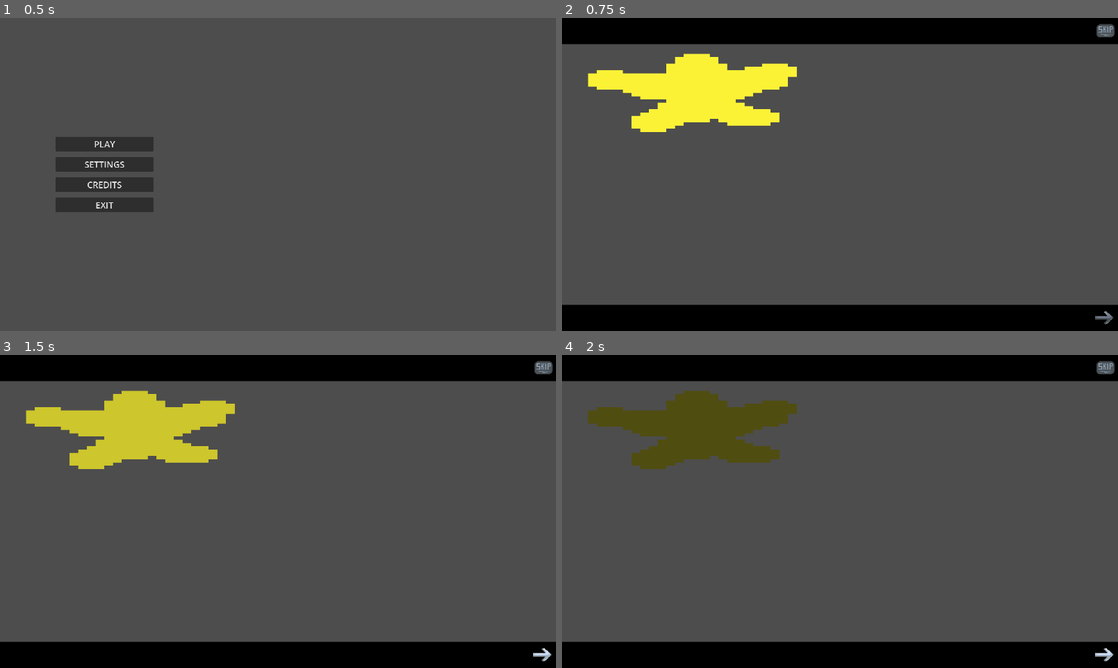
Above: before the commit, frames 1-4 (two rows, left to right).
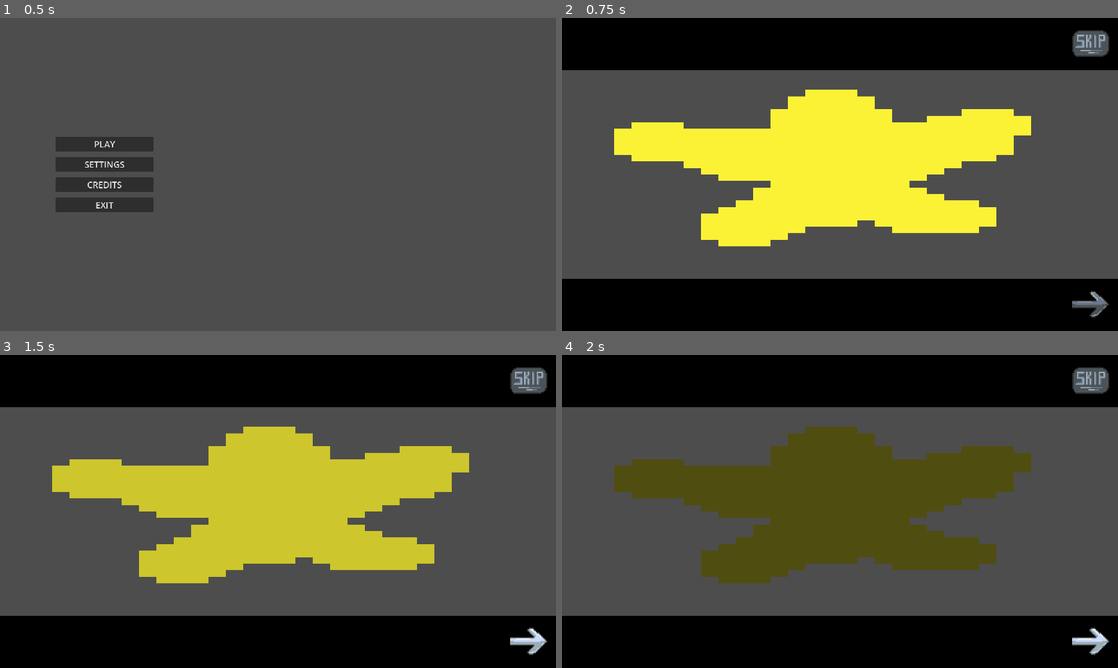
Above: after the commit, the same moments.

Repository: kinghos/GMTK-Game-Jam-2025
Game: Godot game, scene res://scenes/ui/title_screen.tscn
Same seed, same stepped clock (60 frames per second), same inputs: the game is played once before the commit and once after it.
Inputs (mouse positions are in pixels of both pictures, inside the frame that each line leads up to; where the layout moved, square brackets give the same spot in the first picture):
- Up to frame 1 (0.5 s): no input
- Up to frame 2 (0.75 s): click "PLAY" at 0.5 s
- Up to frame 3 (1.5 s): click (528, 642) [544, 655] at 1.25 s
- Up to frame 4 (2 s): no input

Frame 1 is identical in both runs. In frame 2, 42% of the frame differs, in the area x 0-100%, y 2-98%; in frame 3, 42%; in frame 4, 42%.

Commit message:
fix UI scaling

Diff:
--- a/scenes/level.tscn
+++ b/scenes/level.tscn
@@ -3,8 +3,8 @@
 [ext_resource type="PackedScene" uid="uid://byg6xjjjpdp1o" path="res://scenes/ui/game_ui.tscn" id="1_2q6dc"]
 [ext_resource type="Script" uid="uid://bmvevy34gpj8u" path="res://scenes/level.gd" id="1_ppgk2"]
 [ext_resource type="Texture2D" uid="uid://dv4dd8ca7qfdr" path="res://assets/graphics/sprites/floor.png" id="2_b121j"]
-[ext_resource type="PackedScene" uid="uid://cndmwkj47j0ww" path="res://scenes/Player.tscn" id="2_mx8sn"]
-[ext_resource type="PackedScene" path="res://scenes/ui/pause_menu.tscn" id="3_2r41h"]
+[ext_resource type="PackedScene" uid="uid://bgke6aejttuep" path="res://scenes/player.tscn" id="2_mx8sn"]
+[ext_resource type="PackedScene" uid="uid://c2d3oaak7o717" path="res://scenes/ui/pause_menu.tscn" id="3_2r41h"]
 [ext_resource type="PackedScene" uid="uid://cqbyf3duimude" path="res://scenes/animals/sheep.tscn" id="3_ppgk2"]
 [ext_resource type="PackedScene" uid="uid://di53xit540gqa" path="res://scenes/pen.tscn" id="4_2r41h"]
 [ext_resource type="PackedScene" uid="uid://k3vx7abiijuu" path="res://scenes/lasso.tscn" id="5_klq6b"]
--- a/scenes/ui/game_ui.tscn
+++ b/scenes/ui/game_ui.tscn
@@ -2,6 +2,57 @@
 
 [ext_resource type="Script" uid="uid://fwjf42gvfgrd" path="res://scenes/ui/game_ui.gd" id="1_gwk6t"]
 [ext_resource type="Theme" uid="uid://cqid6eqdw6f54" path="res://scenes/ui/ui.tres" id="2_xjfbv"]
+
+[sub_resource type="Animation" id="Animation_gwk6t"]
+length = 0.001
+tracks/0/type = "value"
+tracks/0/imported = false
+tracks/0/enabled = true
+tracks/0/path = NodePath("Powerups/ColorRect:size")
+tracks/0/interp = 1
+tracks/0/loop_wrap = true
+tracks/0/keys = {
+"times": PackedFloat32Array(0),
+"transitions": PackedFloat32Array(1),
+"update": 0,
+"values": [Vector2(960, 0)]
+}
+tracks/1/type = "value"
+tracks/1/imported = false
+tracks/1/enabled = true
+tracks/1/path = NodePath("Powerups:visible")
+tracks/1/interp = 1
+tracks/1/loop_wrap = true
+tracks/1/keys = {
+"times": PackedFloat32Array(0),
+"transitions": PackedFloat32Array(1),
+"update": 1,
+"values": [true]
+}
+tracks/2/type = "value"
+tracks/2/imported = false
+tracks/2/enabled = true
+tracks/2/path = NodePath("Powerups/ColorRect/PowerupOptions:modulate")
+tracks/2/interp = 1
+tracks/2/loop_wrap = true
+tracks/2/keys = {
+"times": PackedFloat32Array(0),
+"transitions": PackedFloat32Array(1),
+"update": 0,
+"values": [Color(1, 1, 1, 1)]
+}
+tracks/3/type = "value"
+tracks/3/imported = false
+tracks/3/enabled = true
+tracks/3/path = NodePath("Powerups/ColorRect/PowerupOptions:visible")
+tracks/3/interp = 1
+tracks/3/loop_wrap = true
+tracks/3/keys = {
+"times": PackedFloat32Array(0),
+"transitions": PackedFloat32Array(1),
+"update": 1,
+"values": [true]
+}
 
 [sub_resource type="Animation" id="Animation_1ndix"]
 resource_name = "Slide"
@@ -55,57 +106,6 @@
 "values": [false, true]
 }
 
-[sub_resource type="Animation" id="Animation_gwk6t"]
-length = 0.001
-tracks/0/type = "value"
-tracks/0/imported = false
-tracks/0/enabled = true
-tracks/0/path = NodePath("Powerups/ColorRect:size")
-tracks/0/interp = 1
-tracks/0/loop_wrap = true
-tracks/0/keys = {
-"times": PackedFloat32Array(0),
-"transitions": PackedFloat32Array(1),
-"update": 0,
-"values": [Vector2(960, 0)]
-}
-tracks/1/type = "value"
-tracks/1/imported = false
-tracks/1/enabled = true
-tracks/1/path = NodePath("Powerups:visible")
-tracks/1/interp = 1
-tracks/1/loop_wrap = true
-tracks/1/keys = {
-"times": PackedFloat32Array(0),
-"transitions": PackedFloat32Array(1),
-"update": 1,
-"values": [true]
-}
-tracks/2/type = "value"
-tracks/2/imported = false
-tracks/2/enabled = true
-tracks/2/path = NodePath("Powerups/ColorRect/PowerupOptions:modulate")
-tracks/2/interp = 1
-tracks/2/loop_wrap = true
-tracks/2/keys = {
-"times": PackedFloat32Array(0),
-"transitions": PackedFloat32Array(1),
-"update": 0,
-"values": [Color(1, 1, 1, 1)]
-}
-tracks/3/type = "value"
-tracks/3/imported = false
-tracks/3/enabled = true
-tracks/3/path = NodePath("Powerups/ColorRect/PowerupOptions:visible")
-tracks/3/interp = 1
-tracks/3/loop_wrap = true
-tracks/3/keys = {
-"times": PackedFloat32Array(0),
-"transitions": PackedFloat32Array(1),
-"update": 1,
-"values": [true]
-}
-
 [sub_resource type="AnimationLibrary" id="AnimationLibrary_xjfbv"]
 _data = {
 &"RESET": SubResource("Animation_gwk6t"),
@@ -131,7 +131,8 @@
 anchors_preset = 15
 anchor_right = 1.0
 anchor_bottom = 1.0
-offset_bottom = -540.0
+offset_right = -960.0
+offset_bottom = -1080.0
 grow_horizontal = 2
 grow_vertical = 2
 color = Color(0, 0, 0, 0.392157)
--- a/scenes/ui/opening_cutscene.tscn
+++ b/scenes/ui/opening_cutscene.tscn
@@ -12,14 +12,15 @@
 script = ExtResource("1_ixxvg")
 
 [node name="Frame" type="TextureRect" parent="."]
-offset_top = 90.0
-offset_right = 960.0
-offset_bottom = 450.0
+offset_top = 180.0
+offset_right = 480.0
+offset_bottom = 360.0
+scale = Vector2(4, 4)
 
 [node name="BlackBar1" type="ColorRect" parent="."]
 anchors_preset = 10
 anchor_right = 1.0
-offset_bottom = 90.0
+offset_bottom = 180.0
 grow_horizontal = 2
 color = Color(0, 0, 0, 1)
 
@@ -28,37 +29,37 @@
 anchor_top = 1.0
 anchor_right = 1.0
 anchor_bottom = 1.0
-offset_top = -90.0
+offset_top = -180.0
 grow_horizontal = 2
 grow_vertical = 0
 color = Color(0, 0, 0, 1)
 
 [node name="NextArrow" type="TextureButton" parent="."]
-anchors_preset = -1
+anchors_preset = 3
 anchor_left = 1.0
 anchor_top = 1.0
 anchor_right = 1.0
 anchor_bottom = 1.0
-offset_left = -79.0
-offset_top = -77.0
-offset_right = -47.0
-offset_bottom = -45.0
+offset_left = -158.0
+offset_top = -154.0
+offset_right = -126.0
+offset_bottom = -122.0
 grow_horizontal = 0
 grow_vertical = 0
-scale = Vector2(2, 2)
+scale = Vector2(4, 4)
 texture_normal = ExtResource("1_memw1")
 texture_hover = ExtResource("2_8y2nn")
 
 [node name="BackArrow" type="TextureButton" parent="."]
-anchors_preset = -1
+anchors_preset = 2
 anchor_top = 1.0
 anchor_bottom = 1.0
-offset_left = 15.0
-offset_top = -77.0
-offset_right = 47.0
-offset_bottom = -45.0
+offset_left = 30.0
+offset_top = -154.0
+offset_right = 62.0
+offset_bottom = -122.0
 grow_vertical = 0
-scale = Vector2(2, 2)
+scale = Vector2(4, 4)
 texture_normal = ExtResource("1_memw1")
 texture_hover = ExtResource("2_8y2nn")
 flip_h = true
@@ -67,12 +68,12 @@
 anchors_preset = 1
 anchor_left = 1.0
 anchor_right = 1.0
-offset_left = -75.0
-offset_top = 13.0
-offset_right = -43.0
-offset_bottom = 45.0
+offset_left = -158.0
+offset_top = 26.0
+offset_right = -126.0
+offset_bottom = 58.0
 grow_horizontal = 0
-scale = Vector2(2, 2)
+scale = Vector2(4, 4)
 texture_normal = ExtResource("3_yfgbm")
 texture_hover = ExtResource("4_hbltp")
 
@@ -83,13 +84,13 @@
 anchor_top = 1.0
 anchor_right = 1.0
 anchor_bottom = 1.0
-offset_left = -79.0
-offset_top = -77.0
-offset_right = -39.0
-offset_bottom = -37.0
+offset_left = -158.0
+offset_top = -154.0
+offset_right = -118.0
+offset_bottom = -114.0
 grow_horizontal = 0
 grow_vertical = 0
-scale = Vector2(2, 2)
+scale = Vector2(4, 4)
 texture_normal = ExtResource("5_b1k3a")
 texture_hover = ExtResource("6_ixxvg")
 
--- a/scenes/ui/title_screen.tscn
+++ b/scenes/ui/title_screen.tscn
@@ -18,8 +18,11 @@
 anchors_preset = 15
 anchor_right = 1.0
 anchor_bottom = 1.0
+offset_right = -1440.0
+offset_bottom = -810.0
 grow_horizontal = 2
 grow_vertical = 2
+scale = Vector2(4, 4)
 
 [node name="VBoxContainer" type="VBoxContainer" parent="."]
 layout_mode = 1
Not shown: 1 places in scenes/Player.tscn that only renumber resources
